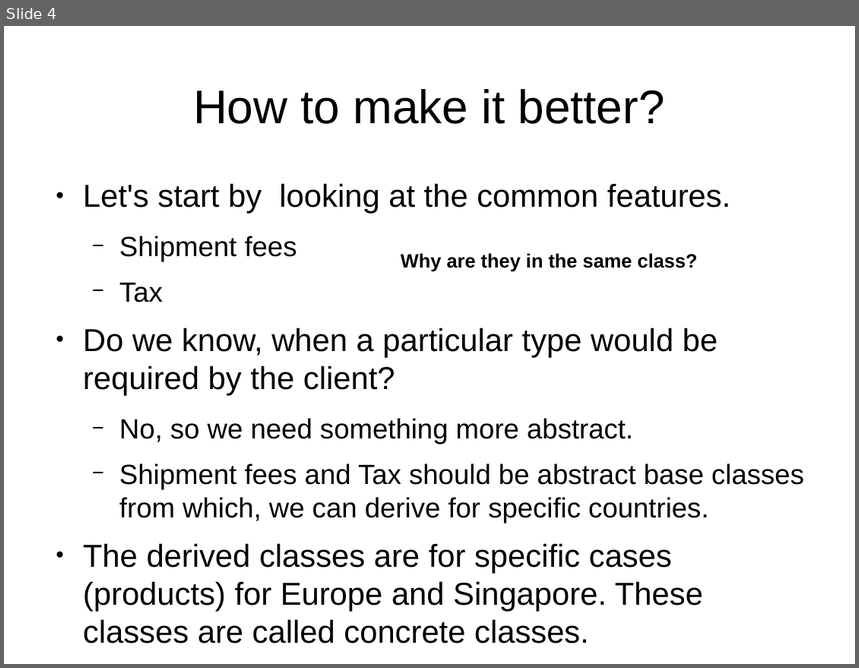
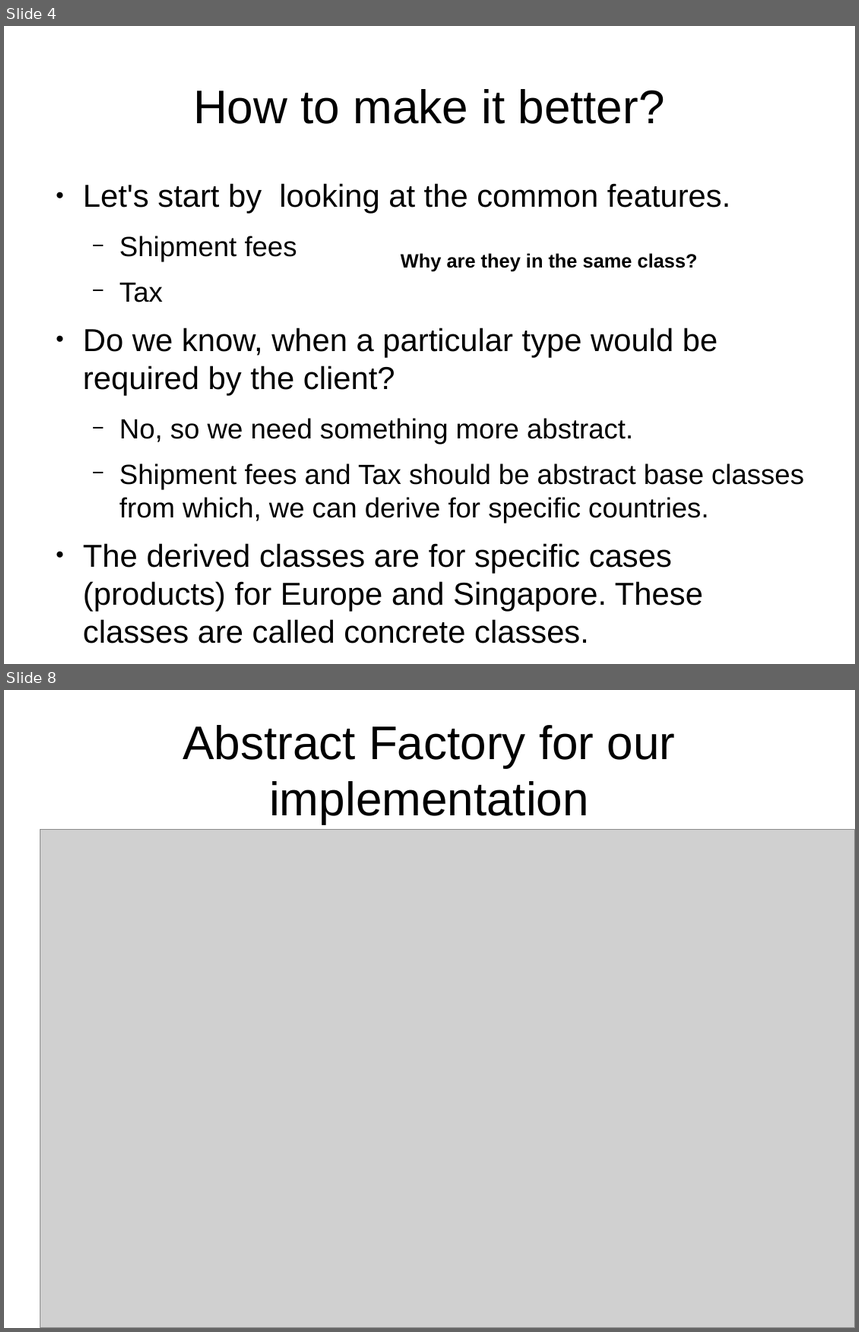
Before and after one commit to kks32/cpp-software-development, a slide deck: Ex1_Design_Pattern_Abstract_Factory/Ex1_Abstract_Factory.odp. Shown one above the other, each under a label of ours: slide 4 before the commit, slides 4 and 8 after it; the slides between them are not shown. The pictures are 859x668 and 859x1332 pixels, drawn with LibreOffice and Linux fonts; fonts in the diff are those of the drawing; grey boxes stand for pictures. Boxes give left, top, right and bottom in pixels: in the first picture for what was removed or moved away, otherwise in the second. Text is boxed around its words. In the diff, an @@ line names an element or a change of style, - is before the commit and + after.

```diff
--- a/Ex1_Design_Pattern_Abstract_Factory/Ex1_Abstract_Factory.odp
+++ b/Ex1_Design_Pattern_Abstract_Factory/Ex1_Abstract_Factory.odp
@@ slide 8 added at [4,690,855,1328], background #FFFFFF @@
@@ title added at [183,725,676,825], 44 pt, text #000000 @@
+Abstract Factory for our implementation
@@ picture added at [40,830,855,1328] @@
```
Also in this commit, not shown: 9 other slides added, 1 other file.
